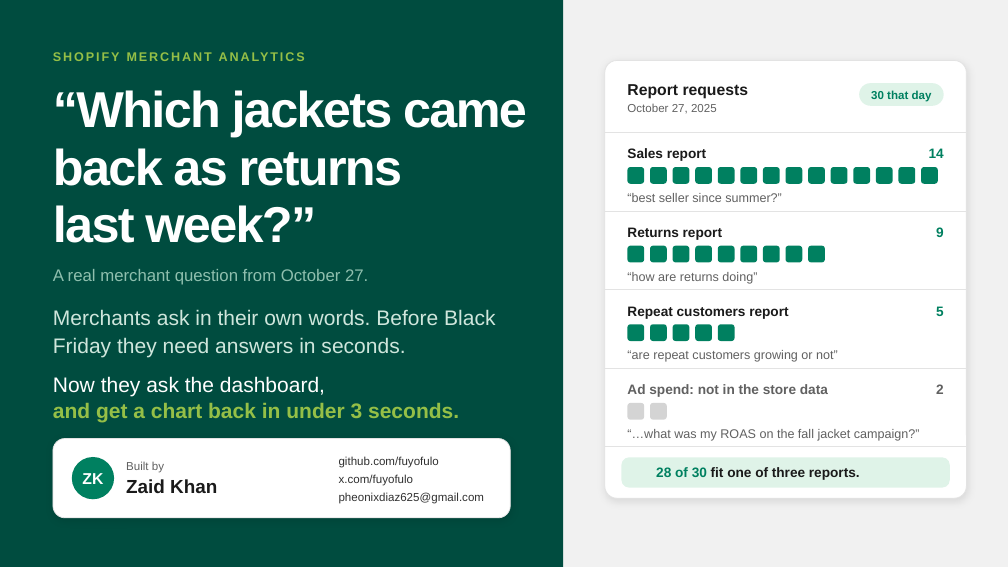
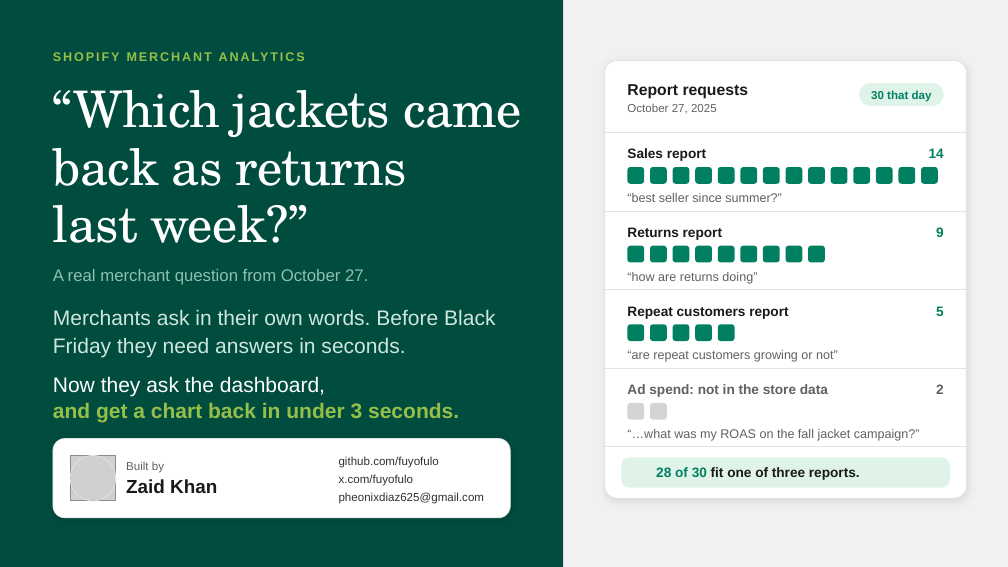
Before and after one commit to fuyofulo/shopify-merchant-analytics, a slide deck: slide 1 of deck/shopify-merchant-analytics.pptx. Drawn at 1008x567 pixels with LibreOffice and Linux fonts; fonts in the diff are those of the drawing; grey boxes stand for pictures; background and template pictures are left out. Boxes give left, top, right and bottom in pixels: in the first picture for what was removed or moved away, otherwise in the second. Text is boxed around its words. In the diff, an @@ line names an element or a change of style, - is before the commit and + after.

```diff
--- a/deck/shopify-merchant-analytics.pptx
+++ b/deck/shopify-merchant-analytics.pptx
@@ title "“Which jackets came" at [53, 90, 522, 243]: font Arial to TeX Gyre Schola, letter spacing -1.6 to -0.5 pt, bold off @@
@@ picture added at [70, 455, 116, 501] @@
@@ ellipse added at [70, 455, 116, 501], outline #E3E3E3 0.75 pt @@
@@ ellipse removed at [72, 457, 114, 499] @@
-ZK
```
Also in this commit, not shown: 5 other slides changed, 2 other files.
